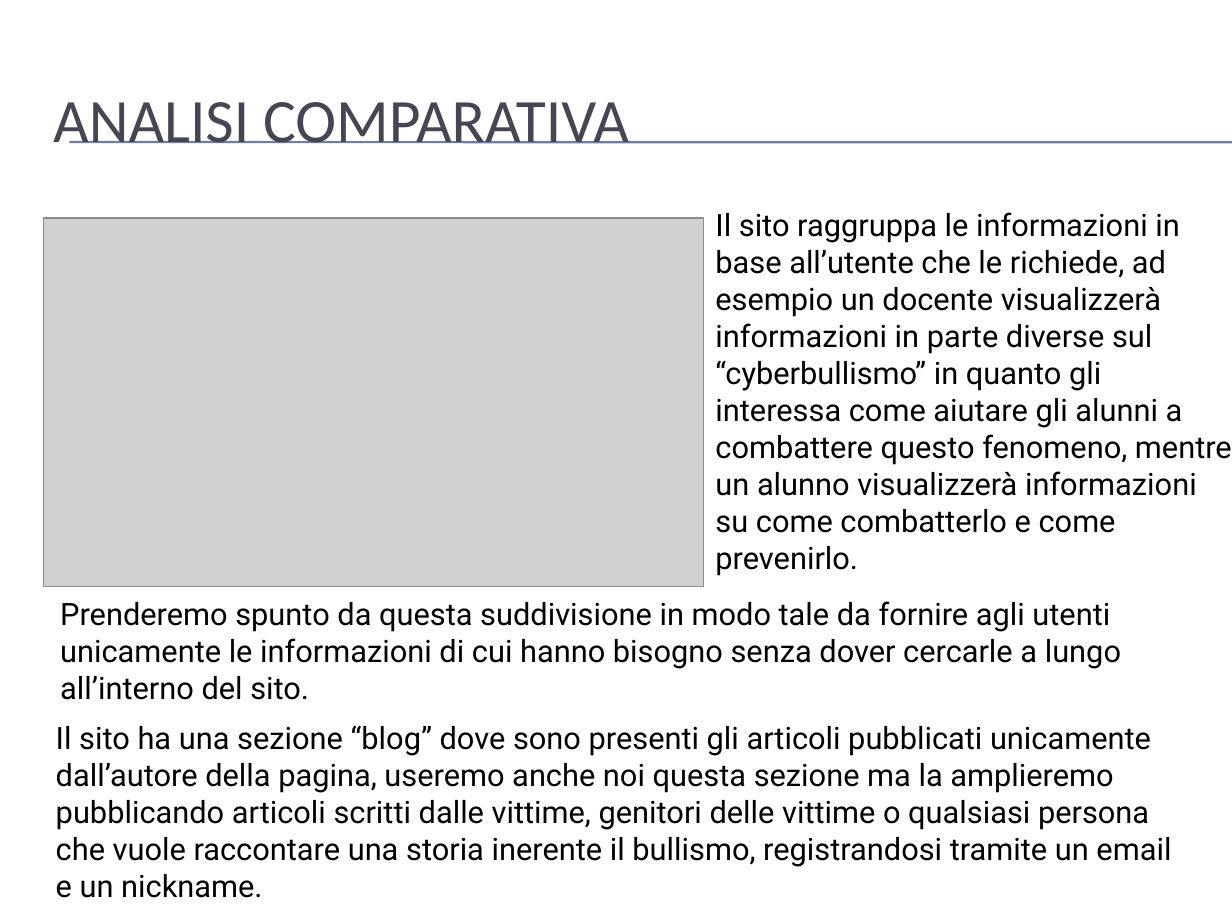
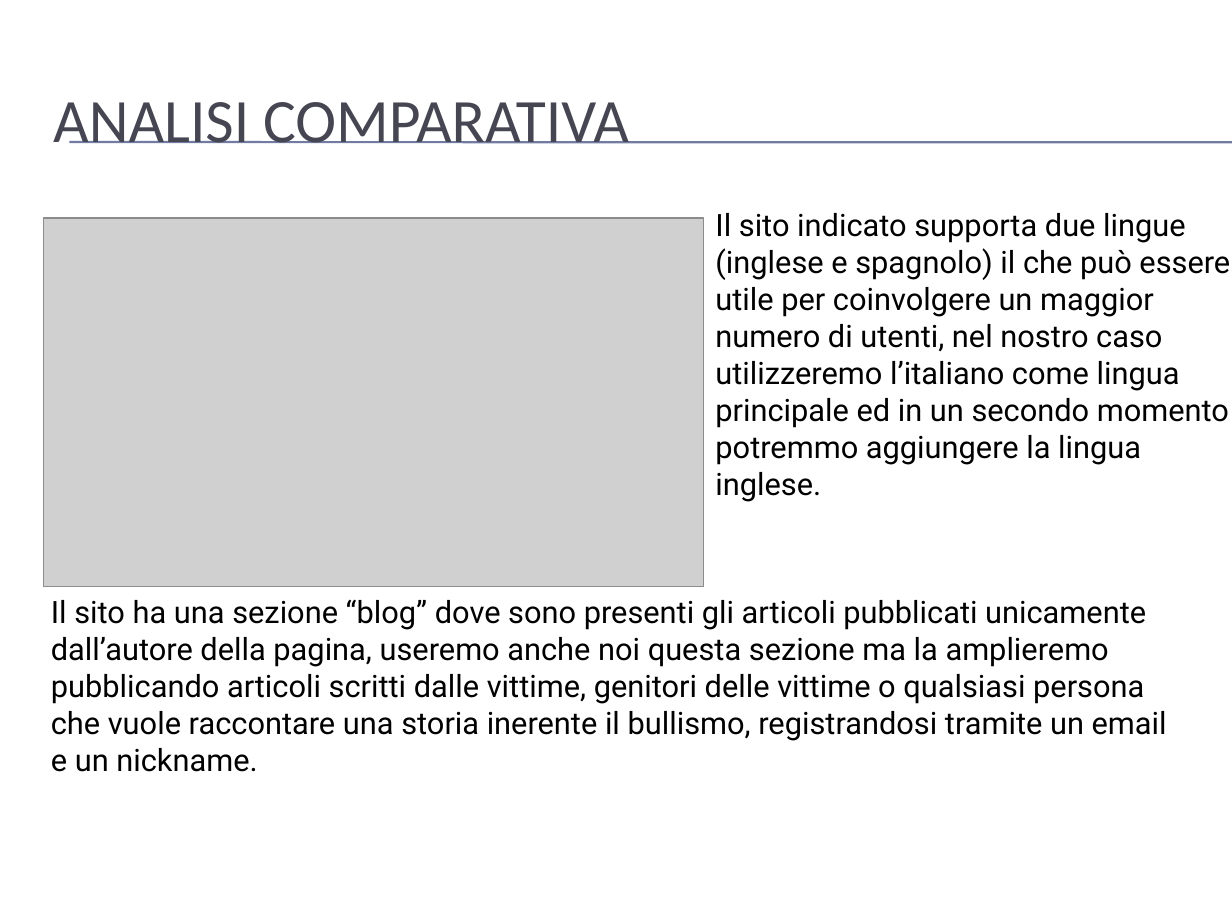
Before and after one commit to mario-santoro/Bullyingless, a slide deck: slide 11 of Assignment n.4/presentazione.pptx. Drawn at 1232x924 pixels with LibreOffice and Linux fonts; fonts in the diff are those of the drawing; grey boxes stand for pictures; background and template pictures are left out. Boxes give left, top, right and bottom in pixels: in the first picture for what was removed or moved away, otherwise in the second. Text is boxed around its words. In the diff, an @@ line names an element or a change of style, - is before the commit and + after.

Commit message:
Upgrade presentazione
Aggiunte nuove diapositive nella presentazione (task e analisi comparativa)

```diff
--- a/Assignment n.4/presentazione.pptx
+++ b/Assignment n.4/presentazione.pptx
@@ text at (x1=715, y1=213, x2=1230, y2=465): text changed @@
-Il sito raggruppa le informazioni in base all’utente che le richiede, ad esempio un docente visualizzerà informazioni in parte diverse sul “cyberbullismo” in quanto gli
-interessa come aiutare gli alunni a combattere questo fenomeno, mentre un alunno visualizzerà informazioni
-su come combatterlo e come prevenirlo.
+Il sito indicato supporta due lingue (inglese e spagnolo) il che può essere utile per coinvolgere un maggior numero di utenti, nel nostro caso utilizzeremo l’italiano come lingua principale ed in un secondo momento potremmo aggiungere la lingua inglese.
@@ text "Il sito ha una sezione ..." moved from (x1=56, y1=725, x2=1171, y2=898) to (x1=51, y1=599, x2=1167, y2=772) @@
@@ text removed at (x1=60, y1=601, x2=1121, y2=700) @@
-Prenderemo spunto da questa suddivisione in modo tale da fornire agli utenti unicamente le informazioni di cui hanno bisogno senza dover cercarle a lungo all’interno del sito.
```
Also in this commit, not shown: 7 other slides changed, 1 slide added.
